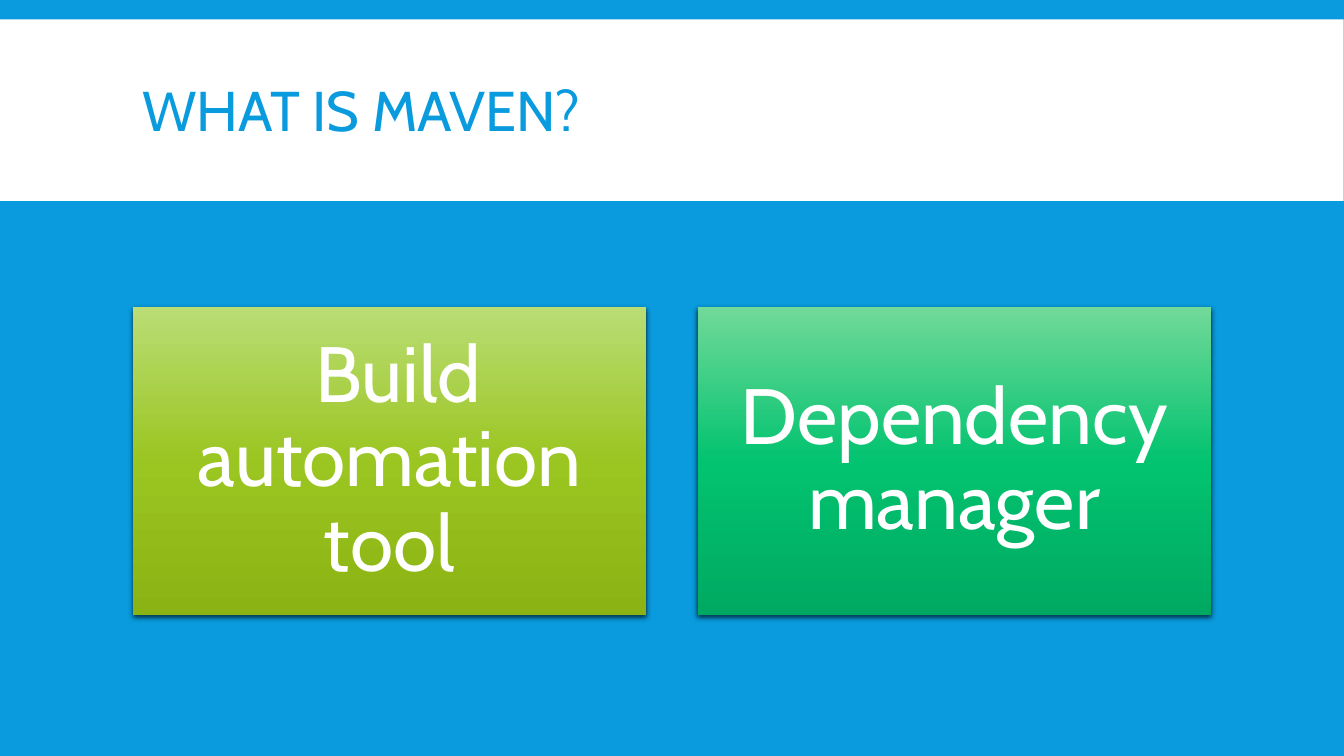
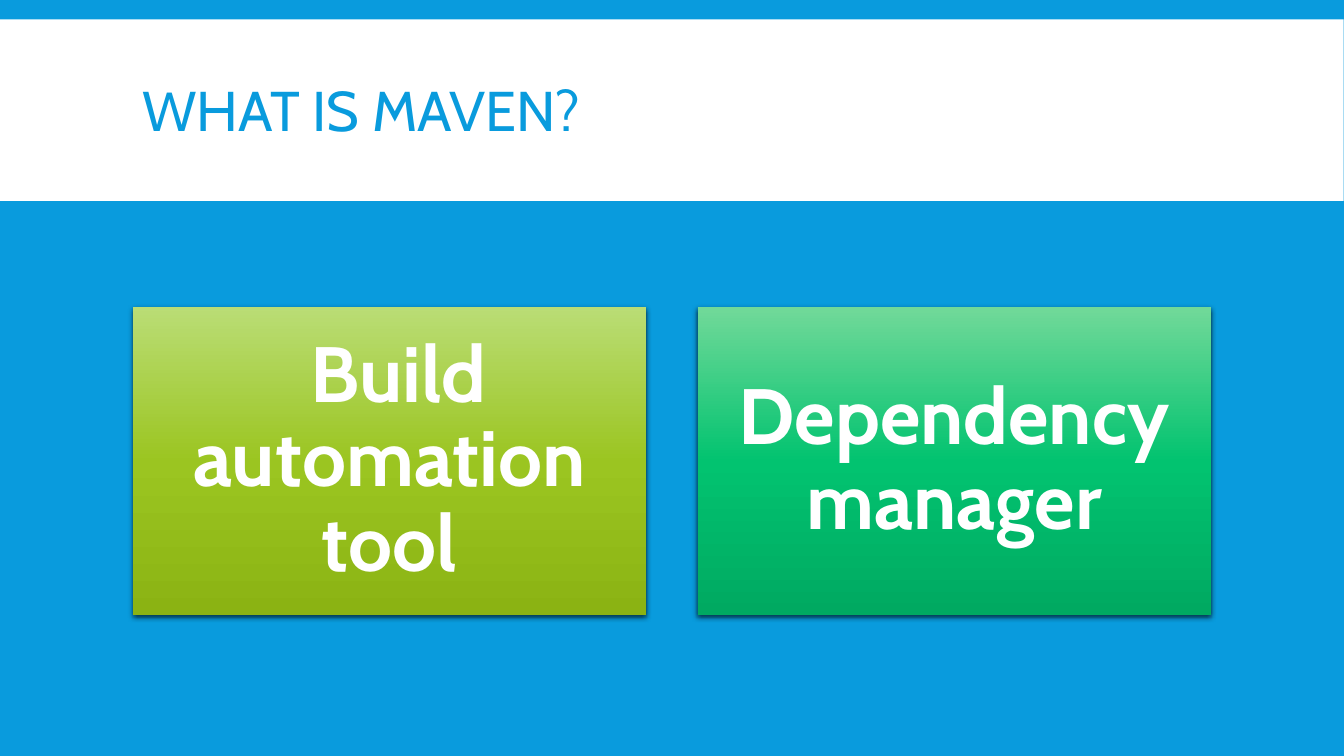
Before and after one commit to OryGregS/SeniorProject, a slide deck: slide 8 of docs/FuzzyRecordLinkage.pptx. Drawn at 1344x756 pixels with LibreOffice and Linux fonts; fonts in the diff are those of the drawing. Boxes give left, top, right and bottom in pixels: in the first picture for what was removed or moved away, otherwise in the second. Text is boxed around its words. In the diff, an @@ line names an element or a change of style, - is before the commit and + after.

```diff
--- a/docs/FuzzyRecordLinkage.pptx
+++ b/docs/FuzzyRecordLinkage.pptx
@@ text "Build automation tool" at box(193, 343, 586, 572): bold on @@
@@ text "Dependency manager" at box(739, 385, 1170, 545): bold on @@
```
Also in this commit, not shown: 15 other slides changed, 2 slides added, 1 slide removed, 44 other files.
